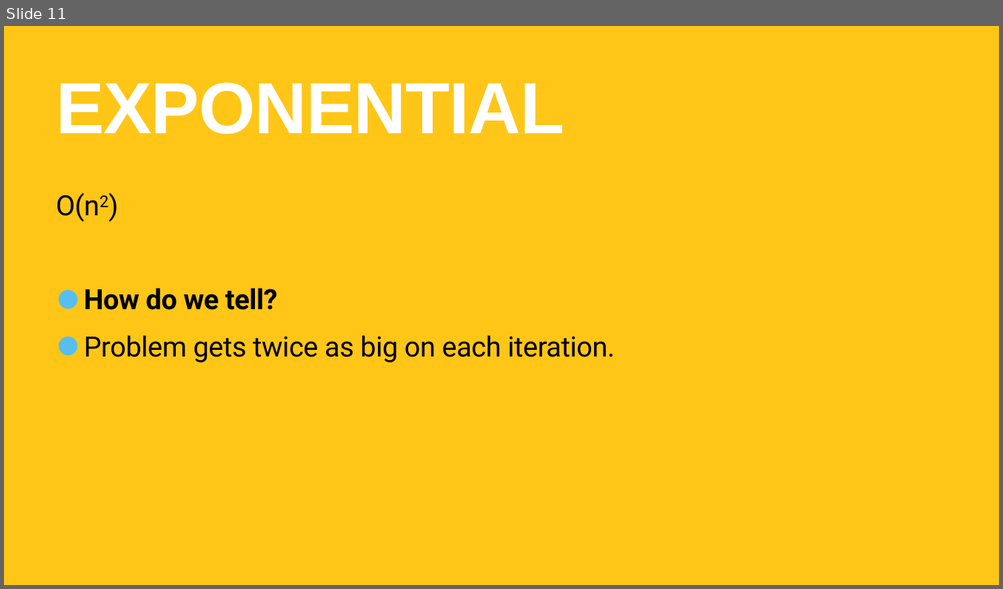
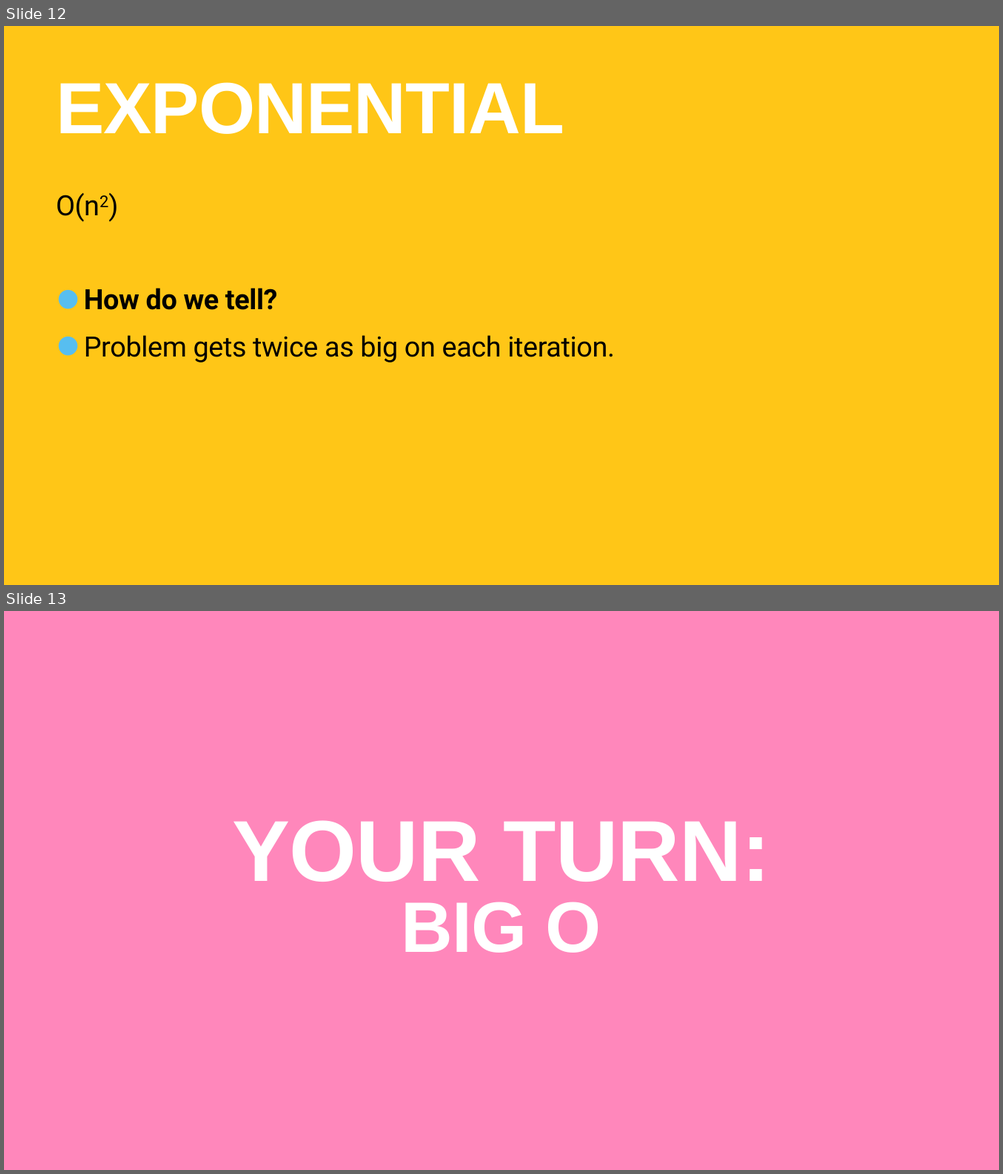
Before and after one commit to TommyWoodley/teaching, a slide deck: ALevel/BigO/BigOPresentation.pptx. Shown one above the other, each under a label of ours: slide 11 before the commit, slides 12 and 13 after it. The pictures are 1003x589 and 1003x1174 pixels, drawn with LibreOffice and Linux fonts; fonts in the diff are those of the drawing. Boxes give left, top, right and bottom in pixels: in the first picture for what was removed or moved away, otherwise in the second. Text is boxed around its words. In the diff, an @@ line names an element or a change of style, - is before the commit and + after.

```diff
--- a/ALevel/BigO/BigOPresentation.pptx
+++ b/ALevel/BigO/BigOPresentation.pptx
@@ slide 13 added at box(4, 611, 999, 1170), background #FF87BB @@
@@ text added at box(233, 820, 770, 953), 167 pt, text #FFFFFF, bold @@
+YOUR TURN:
+BIG O
@@ what was slide 11 is now slide 12 @@
```
Also in this commit, not shown: 2 other slides added, 3 other files.
